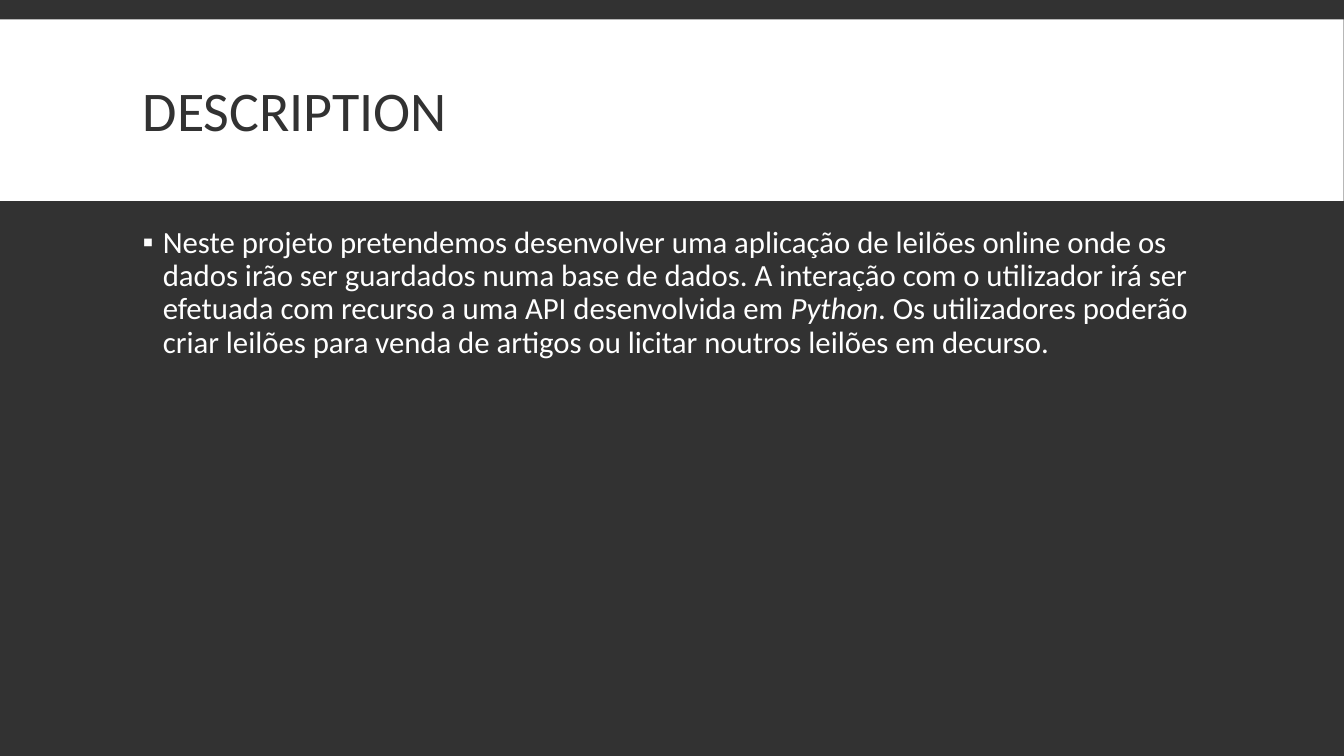
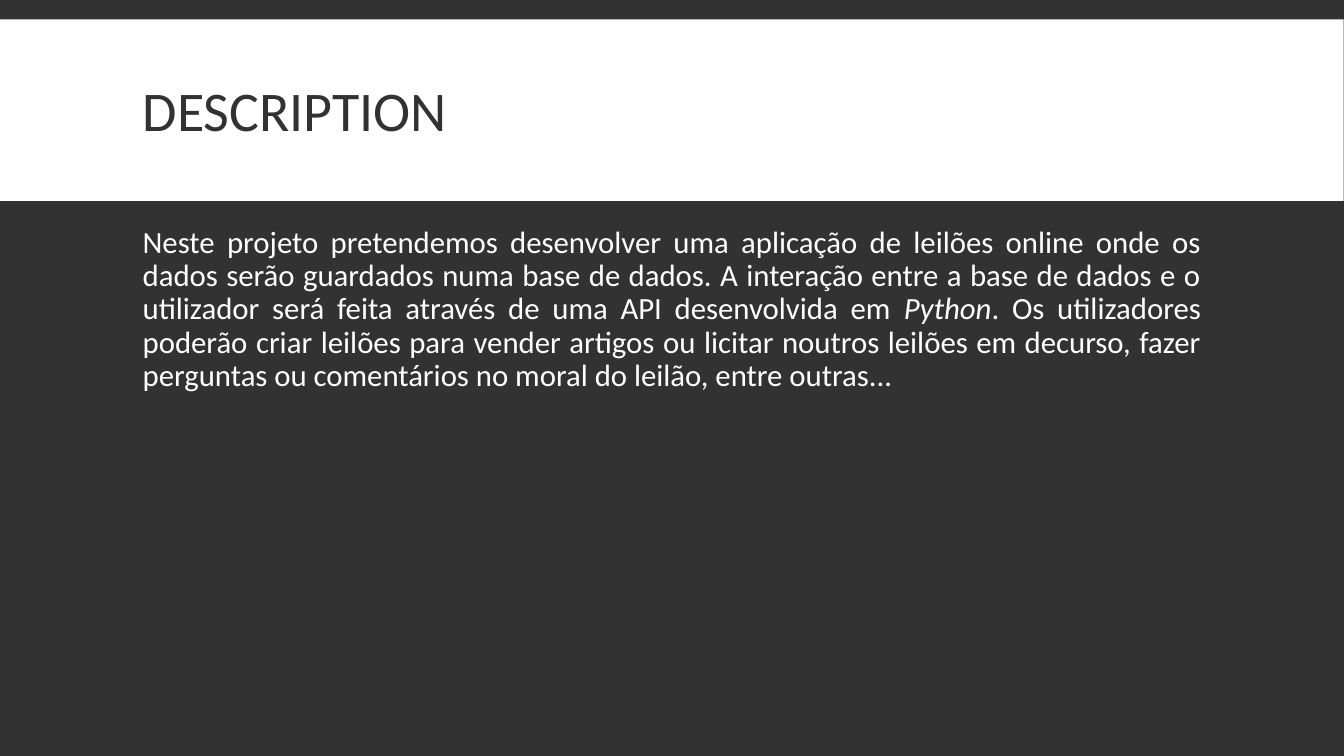
Before and after one commit to tomasbm07/Projeto-BD, a slide deck: slide 3 of Apresentação/Apresentação.pptx. Drawn at 1344x756 pixels with LibreOffice and Linux fonts; fonts in the diff are those of the drawing. Boxes give left, top, right and bottom in pixels: in the first picture for what was removed or moved away, otherwise in the second. Text is boxed around its words. In the diff, an @@ line names an element or a change of style, - is before the commit and + after.

Commit message:
apresentação

```diff
--- a/Apresentação/Apresentação.pptx
+++ b/Apresentação/Apresentação.pptx
@@ text at <box>143,231,1201,392</box>: text changed @@
-▪ Neste projeto pretendemos desenvolver uma aplicação de leilões online onde os dados irão ser guardados numa base de dados. A interação com o utilizador irá ser efetuada com recurso a uma API desenvolvida em Python. Os utilizadores poderão criar leilões para venda de artigos ou licitar noutros leilões em decurso.
+Neste projeto pretendemos desenvolver uma aplicação de leilões online onde os dados serão guardados numa base de dados. A interação entre a base de dados e o utilizador será feita através de uma API desenvolvida em Python. Os utilizadores poderão criar leilões para vender artigos ou licitar noutros leilões em decurso, fazer perguntas ou comentários no moral do leilão, entre outras...
```
Also in this commit, not shown: 5 other slides changed, 1 slide added, 3 other files.
